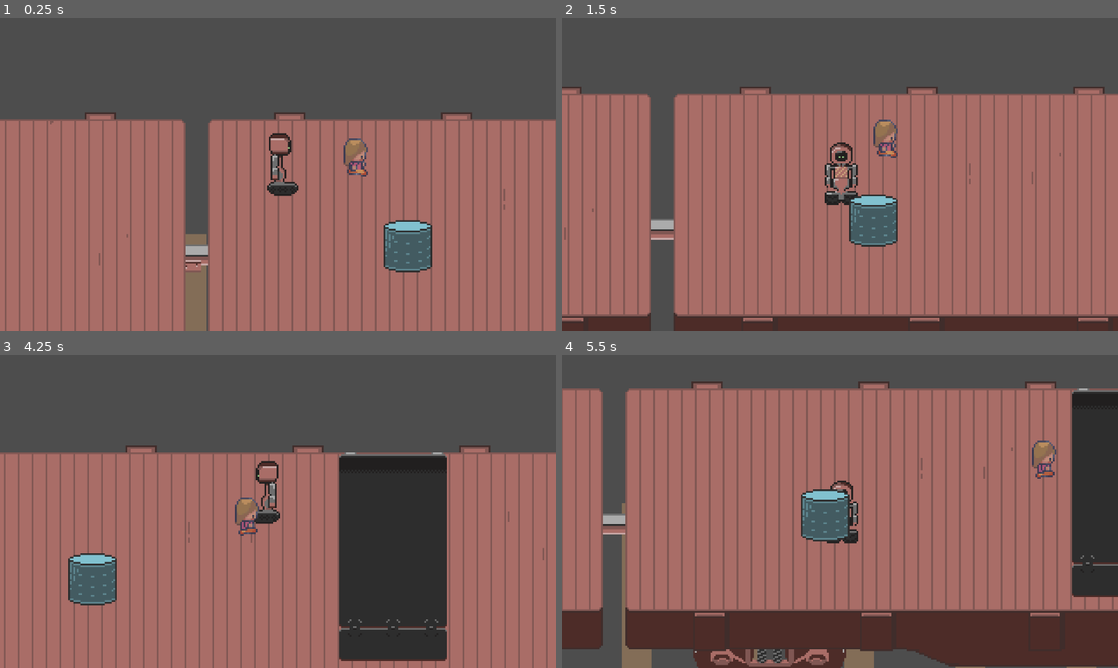
Above: before the commit, frames 1-4 (two rows, left to right).
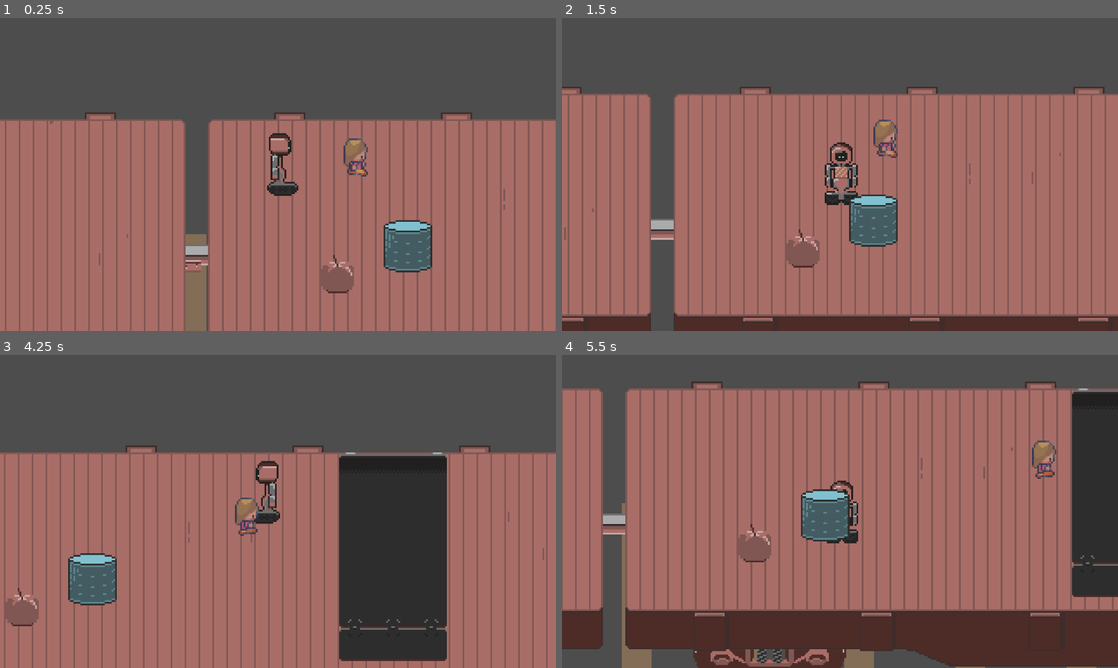
Above: after the commit, the same moments.

Repository: superlou/train-game-3
Game: Godot game, scene res://world.tscn
Two runs of this game, one before a commit and one after it. Both use one fixed random seed, a clock stepped at 60 frames per second and the inputs below. The engine's default icon, where the game draws it, is replaced by a stand-in: a white triangle on a blue panel in a dark square.
Inputs:
- Up to frame 1 (0.25 s): no input
- Up to frame 2 (1.5 s): hold D (move_right) 0.53-1.28 s; tap E (interact) at 0.6 s; tap Space (jump) at 0.77 s; hold S (move_down) from 1.28 s (still down); tap T (spawn_station) at 1.35 s
- Up to frame 3 (4.25 s): tap Space (jump) at 1.52, 3.02, 3.77 s; release S (move_down) at 2.03 s; hold D (move_right) 2.03-2.78 s; hold Shift (sprint) 2.03-2.78 s; hold W (move_up) 2.78-3.53 s; tap E (interact) at 2.85 s; hold A (move_left) from 3.53 s (still down); tap T (spawn_station) at 3.6 s
- Up to frame 4 (5.5 s): tap Shift (sprint) at 4.35 s; tap Space (jump) at 4.52 s; release A (move_left) at 5.03 s; hold S (move_down) from 5.03 s (still down); tap E (interact) at 5.1 s

The runs differ from the first frame. In frame 1, 0.4% of the frame differs, in the area x 57-64%, y 75-88%; in frame 2, 0.5%, in the area x 40-47%, y 67-80%; in frame 3, 0.5%; in frame 4, 0.4%.

Commit message:
Started on behavior

Diff:
--- /dev/null
+++ b/apple.tscn
@@ -0,0 +1,32 @@
+[gd_scene load_steps=6 format=3 uid="uid://beaj6nnvtwfvg"]
+
+[ext_resource type="Texture2D" uid="uid://ddfudfqswtdf4" path="res://assets/items.png" id="1_kdjgy"]
+[ext_resource type="PackedScene" uid="uid://c2kb3saywhvlw" path="res://components/bahavior_set_c.tscn" id="2_fhf0j"]
+[ext_resource type="Script" path="res://behaviors/eat_item_behavior.gd" id="3_a47ta"]
+
+[sub_resource type="AtlasTexture" id="AtlasTexture_nemkl"]
+atlas = ExtResource("1_kdjgy")
+region = Rect2(32, 0, 32, 32)
+
+[sub_resource type="CapsuleShape2D" id="CapsuleShape2D_te5u4"]
+radius = 4.0
+height = 18.0
+
+[node name="Apple" type="RigidBody2D" groups=["grabbable"]]
+y_sort_enabled = true
+collision_layer = 16
+collision_mask = 0
+
+[node name="Sprite2D" type="Sprite2D" parent="."]
+y_sort_enabled = true
+position = Vector2(-1, -12)
+texture = SubResource("AtlasTexture_nemkl")
+
+[node name="CollisionShape2D" type="CollisionShape2D" parent="."]
+rotation = 1.5708
+shape = SubResource("CapsuleShape2D_te5u4")
+
+[node name="SmartObjectComponent" parent="." instance=ExtResource("2_fhf0j")]
+
+[node name="EatItemBehavior" type="Node2D" parent="SmartObjectComponent"]
+script = ExtResource("3_a47ta")
--- /dev/null
+++ b/behaviors/behavior.gd
@@ -0,0 +1,12 @@
+class_name Behavior
+extends Node2D
+
+
+# Called when the node enters the scene tree for the first time.
+func _ready():
+	pass # Replace with function body.
+
+
+# Called every frame. 'delta' is the elapsed time since the previous frame.
+func _process(delta):
+	pass
--- /dev/null
+++ b/behaviors/eat_item_behavior.gd
@@ -0,0 +1,24 @@
+class_name EatBehavior
+extends Behavior
+
+
+@export var hungry_effect := -0.1
+
+
+# Called when the node enters the scene tree for the first time.
+func _ready():
+	pass # Replace with function body.
+
+
+func get_effects(_actor):
+	return {
+		"Hungry": hungry_effect
+	}
+
+
+func get_actions(_actor):
+	return [
+		["go-beside", smart_object],
+		["pick-up", smart_object],
+		["eat", smart_object]
+	]
--- a/components/ai_needs_component.gd
+++ b/components/ai_needs_component.gd
@@ -19,7 +19,7 @@
 func print_info():
 	print("---")
 	for need in get_children():
-		print(need.name, ": ", need.value)
+		print(need.name, ": ", "%.2f" % need.value)
 
 	print("Eat carefully: ", calc_utility({
 		"Hungry": -0.1,
--- /dev/null
+++ b/components/bahavior_set_c.tscn
@@ -0,0 +1,6 @@
+[gd_scene load_steps=2 format=3 uid="uid://c2kb3saywhvlw"]
+
+[ext_resource type="Script" path="res://components/behavior_set_c.gd" id="1_d6a2l"]
+
+[node name="SmartObjectComponent" type="Node2D"]
+script = ExtResource("1_d6a2l")
--- /dev/null
+++ b/components/behavior.gd
@@ -0,0 +1,18 @@
+class_name Behavior
+extends Node2D
+
+
+@onready var smart_object = get_parent().get_parent()
+
+
+# Called when the node enters the scene tree for the first time.
+func _ready():
+	pass # Replace with function body.
+
+
+func get_effects(_actor):
+	return {}
+
+
+func get_actions(_actor):
+	return []
--- /dev/null
+++ b/components/behavior_set_c.gd
@@ -0,0 +1,11 @@
+extends Node2D
+
+
+# Called when the node enters the scene tree for the first time.
+func _ready():
+	pass # Replace with function body.
+
+
+# Called every frame. 'delta' is the elapsed time since the previous frame.
+func _process(delta):
+	pass
--- a/components/smart_objects_ref_component.tscn
+++ b/components/smart_objects_ref_component.tscn
@@ -1,3 +1,6 @@
-[gd_scene format=3 uid="uid://danynh5flo61r"]
+[gd_scene load_steps=2 format=3 uid="uid://danynh5flo61r"]
+
+[ext_resource type="Script" path="res://components/smart_objects_ref_component.gd" id="1_b5j73"]
 
 [node name="SmartObjectsRefComponent" type="Node2D"]
+script = ExtResource("1_b5j73")
--- a/world.tscn
+++ b/world.tscn
@@ -9,7 +9,8 @@
 [ext_resource type="PackedScene" uid="uid://vgvmwl5vqf6v" path="res://player.tscn" id="7_xum60"]
 [ext_resource type="PackedScene" uid="uid://ckil20uyxnrk0" path="res://passenger.tscn" id="8_hxkit"]
 [ext_resource type="PackedScene" uid="uid://bk47ml0jysec7" path="res://drum.tscn" id="9_26yjn"]
-[ext_resource type="PackedScene" uid="uid://ck8t4eueumwol" path="res://fuel_use_component.tscn" id="10_50f34"]
+[ext_resource type="PackedScene" uid="uid://ck8t4eueumwol" path="res://components/fuel_use_component.tscn" id="10_50f34"]
+[ext_resource type="PackedScene" uid="uid://beaj6nnvtwfvg" path="res://apple.tscn" id="11_p4of8"]
 
 [sub_resource type="TileSetAtlasSource" id="TileSetAtlasSource_e77y4"]
 texture = ExtResource("3_sovol")
@@ -92,6 +93,9 @@
 z_index = 1
 position = Vector2(115, 73)
 
+[node name="Apple" parent="Train/Cars/Flatbed1" instance=ExtResource("11_p4of8")]
+position = Vector2(75, 96)
+
 [node name="Flatbed2" parent="Train/Cars" instance=ExtResource("4_x00ep")]
 position = Vector2(-685, 5)
 
Binary file changed: assets/items.png
Not shown: 1 places in world.tscn that only renumber resources
Not shown, changed: assets/items.pxo
